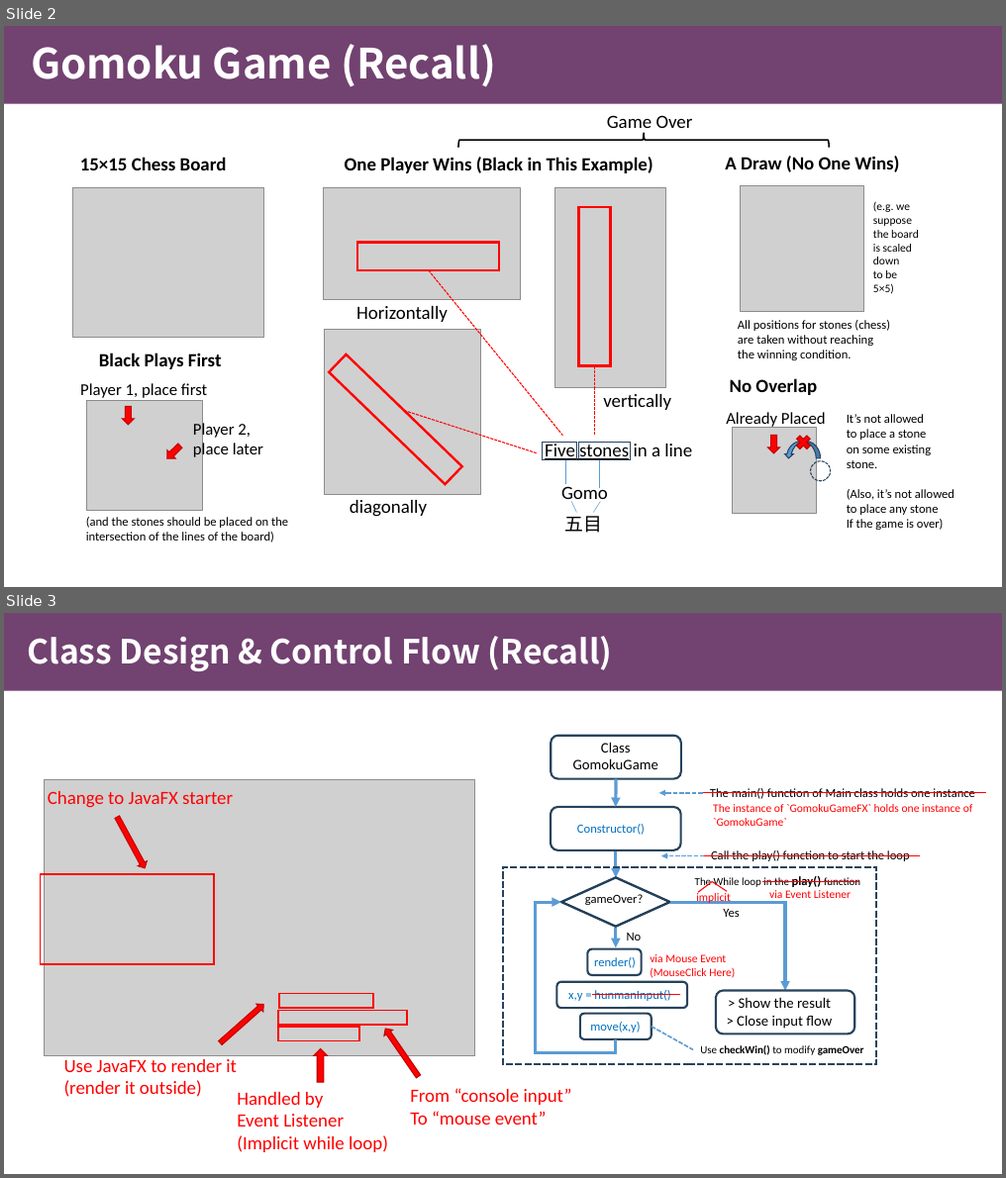
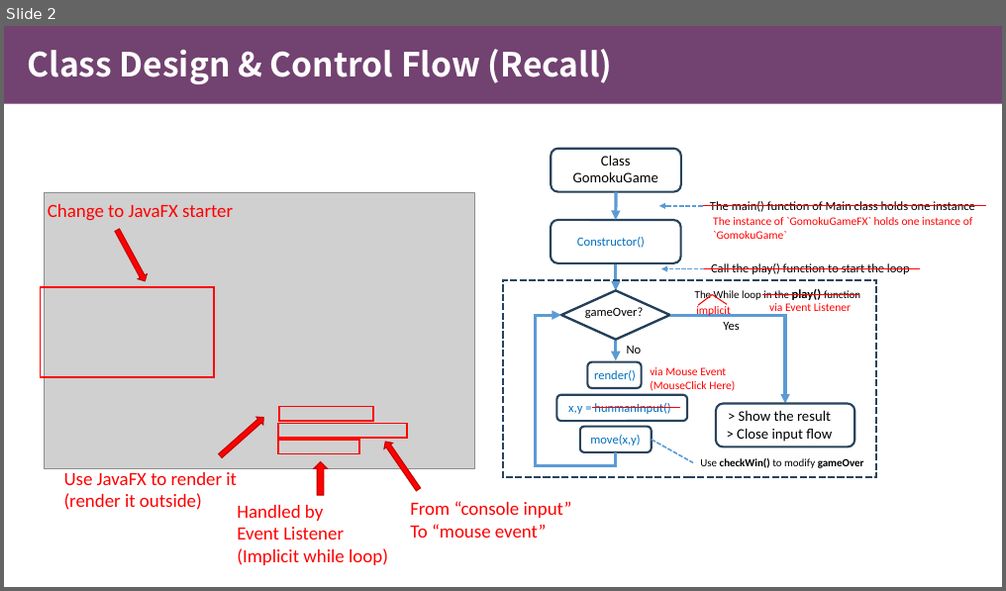
Before and after one commit to Guiliang/courses, a slide deck: cuhk-csc-1004/slides/CSC1004 Tutorial 7.pptx. Shown one above the other, each under a label of ours: slides 2 and 3 before the commit, slide 2 after it. The pictures are 1006x1178 and 1006x591 pixels, drawn with LibreOffice and Linux fonts; fonts in the diff are those of the drawing; grey boxes stand for pictures; background and template pictures are left out. Boxes give left, top, right and bottom in pixels: in the first picture for what was removed or moved away, otherwise in the second. Text is boxed around its words. In the diff, an @@ line names an element or a change of style, - is before the commit and + after.

```diff
--- a/cuhk-csc-1004/slides/CSC1004 Tutorial 7.pptx
+++ b/cuhk-csc-1004/slides/CSC1004 Tutorial 7.pptx
@@ slide 2 removed at [4,26,1002,587], background #FFFFFF; not listed: 1 template element that a slide beside it also shows @@
@@ title removed at [31,44,496,87] @@
-Gomoku Game (Recall)
@@ left brace removed at [458,133,830,148] @@
@@ text removed at [607,115,693,134] @@
-Game Over
@@ text removed at [80,157,227,171] @@
-15×15 Chess Board
@@ group removed at [323,157,692,533]: 7 lines, 7 texts, 5 rectangles, 3 pictures @@
-Horizontally
-diagonally
-vertically
-Five stones in a line
-Gomo
-五目
-One Player Wins (Black in This Example)
@@ picture removed at [73,188,263,338] @@
@@ group removed at [725,156,919,361]: 3 texts, 1 picture @@
-A Draw (No One Wins)
-(e.g. we
-suppose
-the board
-is scaled
-down
-to be
-5×5)
-All positions for stones (chess)
-are taken without reaching
-the winning condition.
@@ group removed at [726,378,954,530]: 3 texts, 1 picture, 1 down arrow, 1 curved down arrow, 1 ellipse, 1 cross @@
-Already Placed
-No Overlap
-It’s not allowed
-to place a stone
-on some existing
-stone.
-(Also, it’s not allowed
-to place any stone
-If the game is over)
@@ group removed at [80,353,288,543]: 4 texts, 2 down arrows, 1 picture @@
-Player 1, place first
-Player 2,
-place later
-Black Plays First
-(and the stones should be placed on the intersection of the lines of the board)
@@ what was slide 3 is now slide 2 @@
```
Also in this commit, not shown: 1 slide changed, 2 other files.
